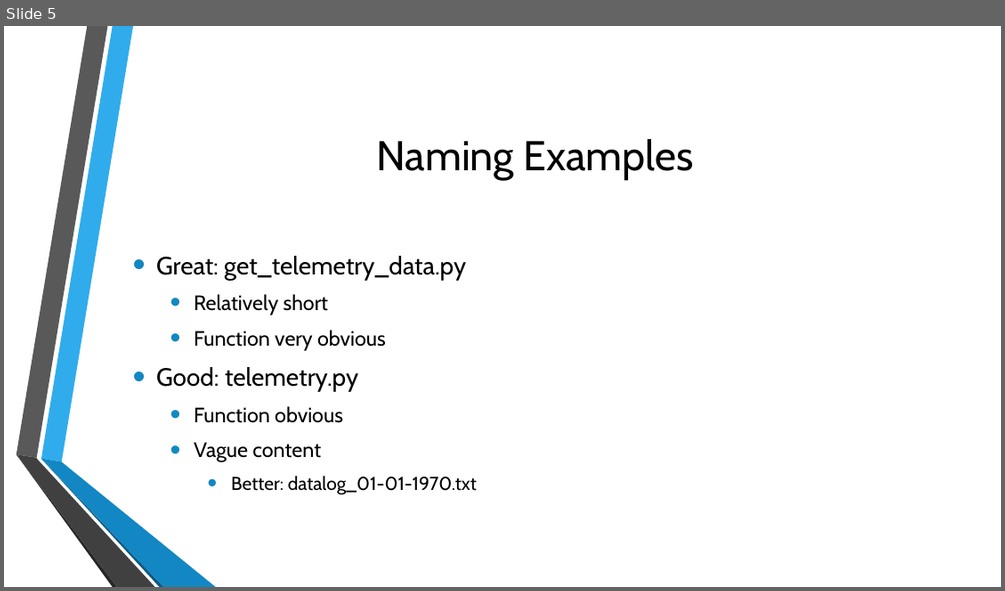
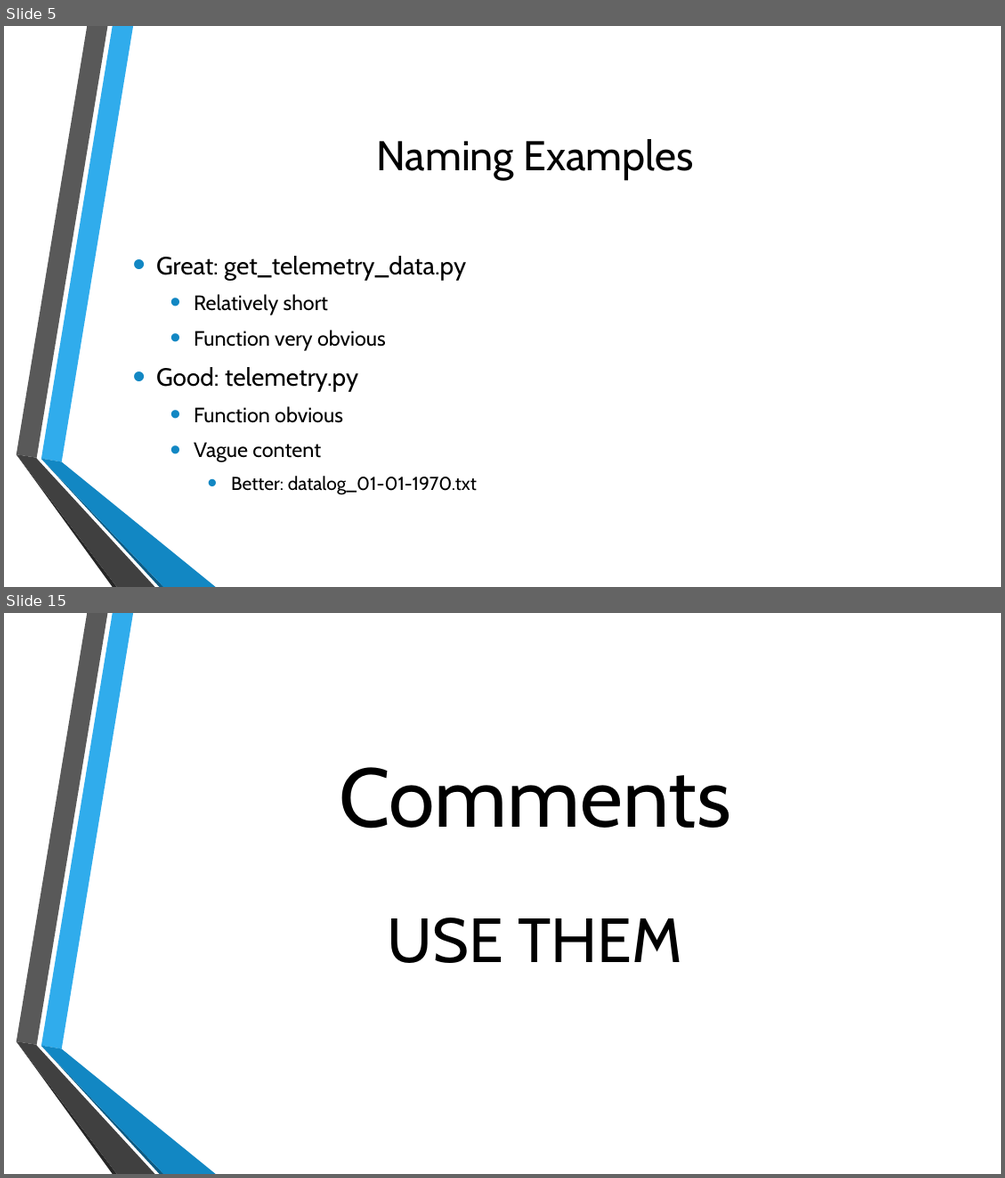
Before and after one commit to divalbanerjee/Programming, a slide deck: etc/organization.pptx. Shown one above the other, each under a label of ours: slide 5 before the commit, slides 5 and 15 after it; the slides between them are not shown. The pictures are 1005x591 and 1005x1178 pixels, drawn with LibreOffice and Linux fonts; fonts in the diff are those of the drawing; background and template pictures are left out. Boxes give left, top, right and bottom in pixels: in the first picture for what was removed or moved away, otherwise in the second. Text is boxed around its words. In the diff, an @@ line names an element or a change of style, - is before the commit and + after.

```diff
--- a/etc/organization.pptx
+++ b/etc/organization.pptx
@@ slide 15 added at [4, 613, 1001, 1174], background picture (left out); not listed: 6 template elements that a slide beside it also shows @@
@@ title added at [339, 767, 730, 828], 80 pt, text #000000 @@
+Comments
@@ text added at [388, 917, 682, 963], 60 pt, text #000000 @@
+USE THEM
```
Also in this commit, not shown: 4 slides changed, 18 other slides added, 1 slide removed.
